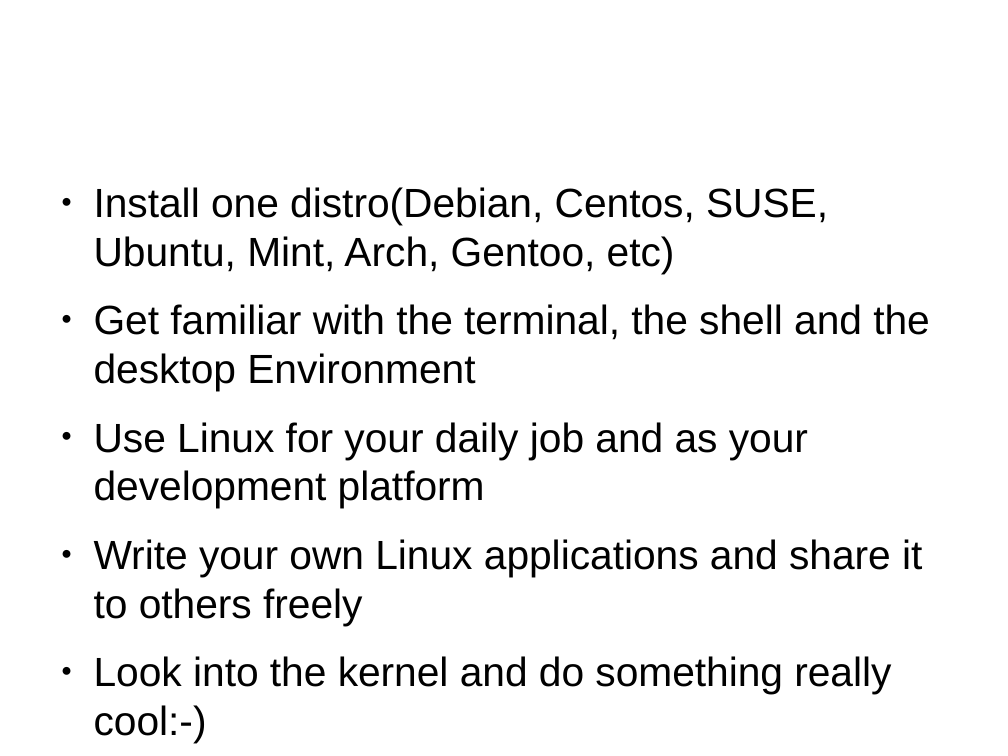
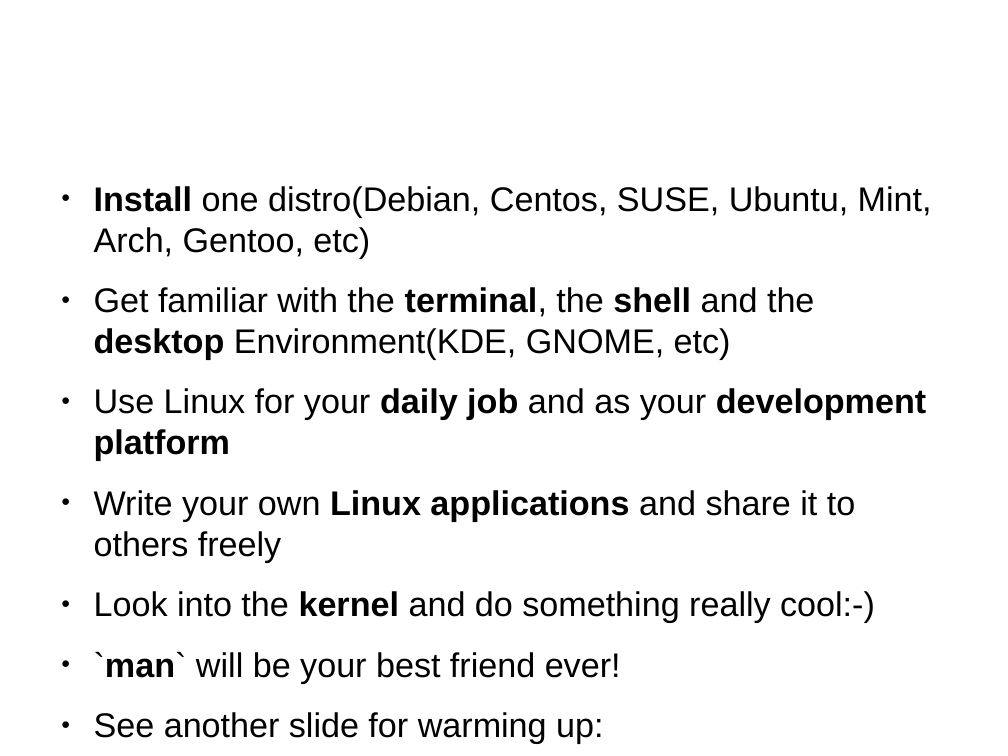
Before and after one commit to hustcalm/linux-getting-started, a slide deck: slide 4 of linux-getting-started-@hustcalm.odp (slide 5 before the commit). Drawn at 1008x756 pixels with LibreOffice and Linux fonts; fonts in the diff are those of the drawing; background and template pictures are left out. Boxes give left, top, right and bottom in pixels: in the first picture for what was removed or moved away, otherwise in the second. Text is boxed around its words. In the diff, an @@ line names an element or a change of style, - is before the commit and + after.

```diff
--- a/linux-getting-started-@hustcalm.odp
+++ b/linux-getting-started-@hustcalm.odp
@@ text at (x1=94, y1=186, x2=932, y2=623): size 32.1 to 26.9 pt in "Install one distro(Debian, Centos, SUSE, Ubuntu, Mint, ...", "Use Linux for your daily job and ...", "Write your own Linux applications and share ...", "Look into the kernel and do something ..."; bold on in "Install", "daily job development platform", "Linux applications", "kernel" @@
@@ text at (x1=94, y1=287, x2=814, y2=360): text changed; size 32.1 to 26.9 pt @@
-● Get familiar with the terminal, the shell and the desktop Environment
+● Get familiar with the terminal, the shell and the desktop Environment(KDE, GNOME, etc)
@@ text at (x1=94, y1=652, x2=621, y2=744): paragraphs added @@
+● `man` will be your best friend ever!
+● See another slide for warming up:
+reference/linux/linuxgettingstarted-slideshare.pdf
```
Also in this commit, not shown: 8 other slides changed, 4 slides added, 5 slides removed, 2 other files.
